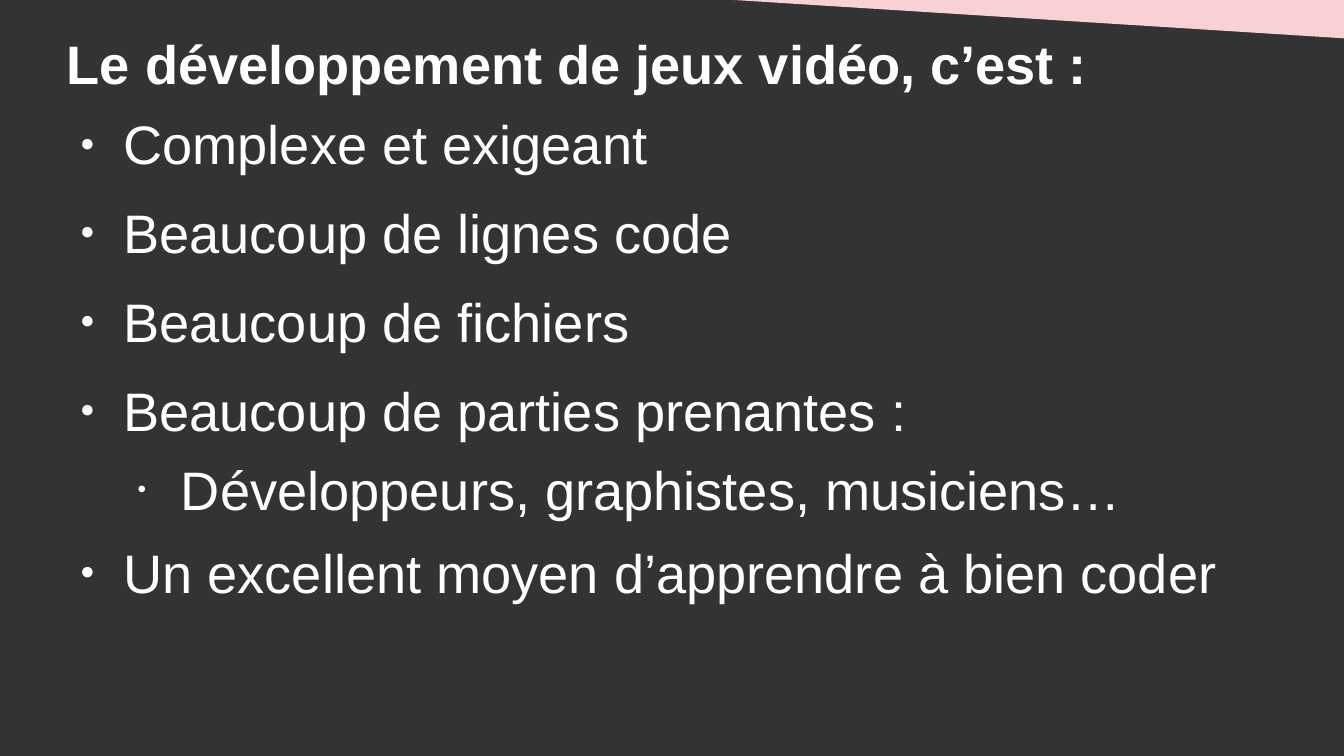
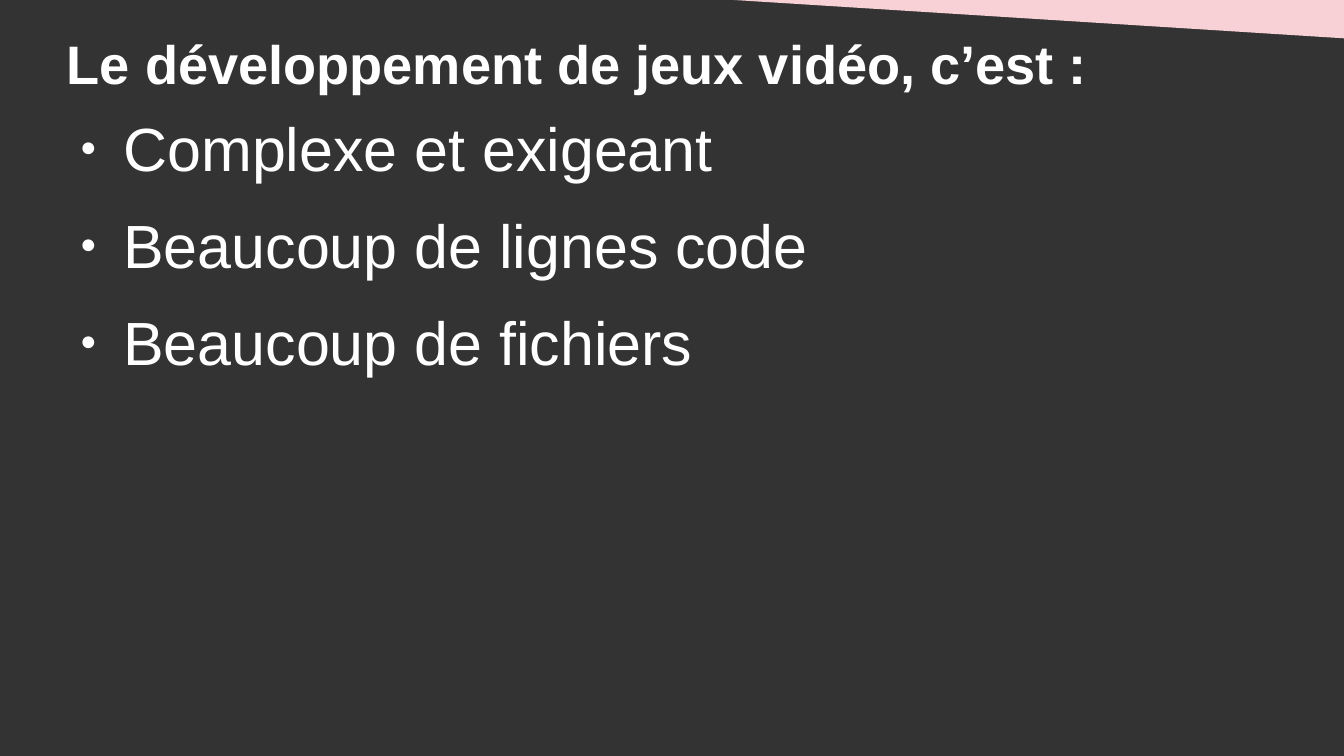
Before and after one commit to DanYellow/cours, a slide deck: slide 12 of creation-et-design-interactif-s4/travaux-pratiques/numero-1/presentation.odp. Drawn at 1344x756 pixels with LibreOffice and Linux fonts; fonts in the diff are those of the drawing. Boxes give left, top, right and bottom in pixels: in the first picture for what was removed or moved away, otherwise in the second. Text is boxed around its words. In the diff, an @@ line names an element or a change of style, - is before the commit and + after.

```diff
--- a/creation-et-design-interactif-s4/travaux-pratiques/numero-1/presentation.odp
+++ b/creation-et-design-interactif-s4/travaux-pratiques/numero-1/presentation.odp
@@ text "Complexe et exigeant" at (x1=123, y1=127, x2=807, y2=376): size 32 to 36 pt @@
@@ text at (x1=123, y1=391, x2=1217, y2=602): paragraphs removed @@
-● Beaucoup de parties prenantes :
-  • Développeurs, graphistes, musiciens…
-● Un excellent moyen d’apprendre à bien coder
```
Also in this commit, not shown: 3 other slides changed, 1 slide added, 12 other files.
